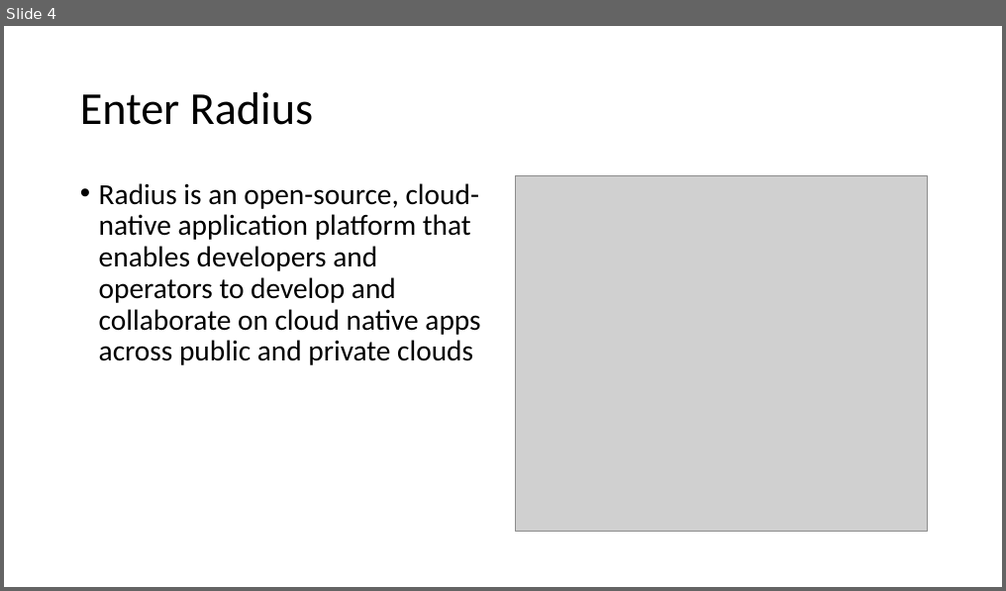
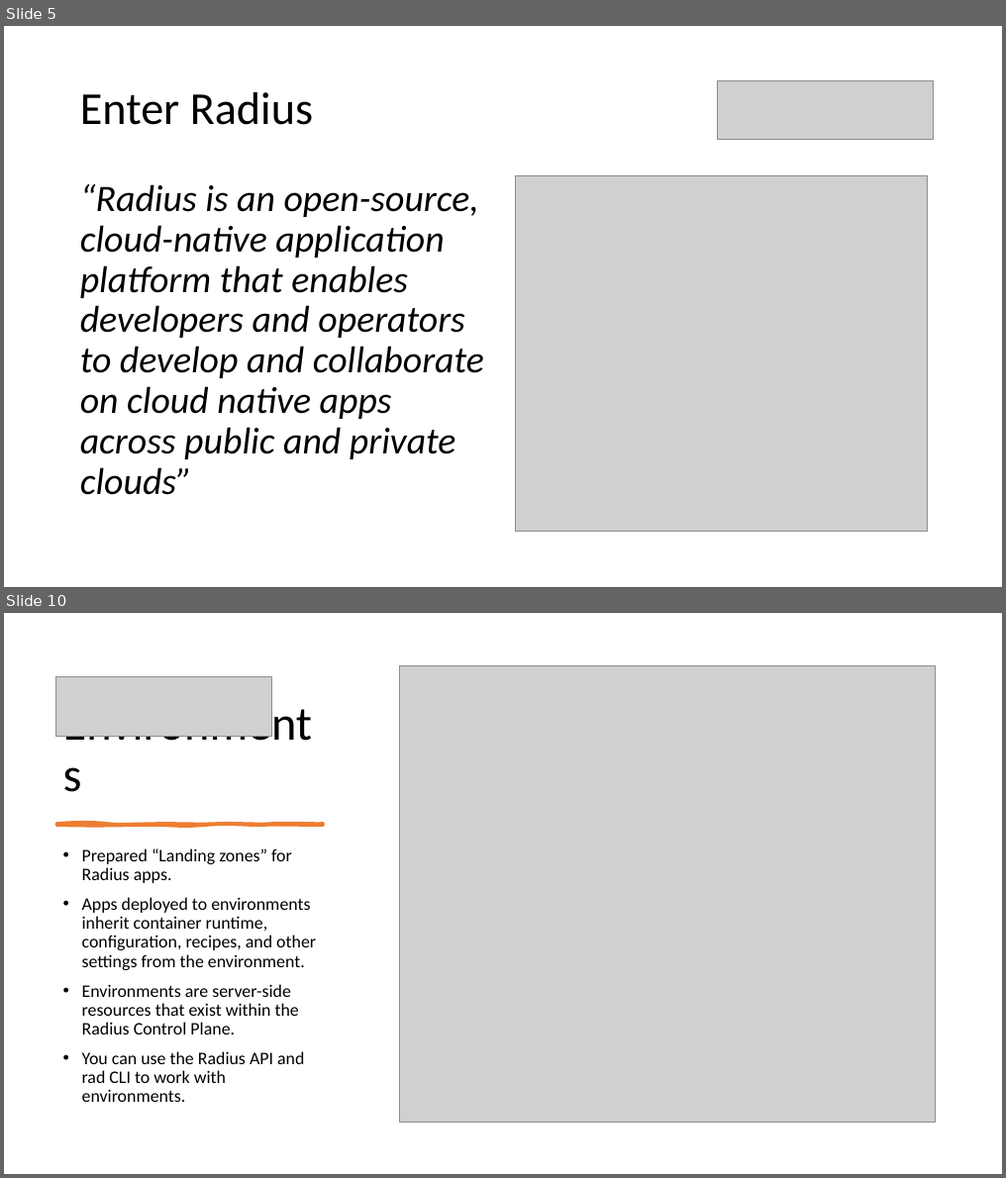
Before and after one commit to willvelida/talks, a slide deck: intro-to-radius/Presentation.pptx. Shown one above the other, each under a label of ours: slide 4 before the commit, slides 5 and 10 after it; the slides between them are not shown. The pictures are 1006x591 and 1006x1178 pixels, drawn with LibreOffice and Linux fonts; fonts in the diff are those of the drawing; grey boxes stand for pictures. Boxes give left, top, right and bottom in pixels: in the first picture for what was removed or moved away, otherwise in the second. Text is boxed around its words. In the diff, an @@ line names an element or a change of style, - is before the commit and + after.

Commit message:
Adding Radius talk

```diff
--- a/intro-to-radius/Presentation.pptx
+++ b/intro-to-radius/Presentation.pptx
@@ slide 10 added at (4, 613, 1002, 1174), background #FFFFFF @@
@@ title added at (55, 665, 337, 806), 46 pt, text #000000 @@
+Environments
@@ picture added at (400, 665, 936, 1122) @@
@@ picture added at (55, 676, 272, 736) @@
@@ freeform shape added at (56, 823, 323, 825), fill #ED7D31, outline #ED7D31 3 pt @@
@@ text added at (82, 849, 316, 1102), 17 pt, text #000000 @@
+• Prepared “Landing zones” for Radius apps.
+• Apps deployed to environments inherit container runtime, configuration, recipes, and other settings from the environment.
+• Environments are server-side resources that exist within the Radius Control Plane.
+• You can use the Radius API and rad CLI to work with environments.
@@ what was slide 4 is now slide 5 @@
@@ slide 5 changed as well @@
@@ picture added at (718, 80, 934, 140) @@
@@ text at (80, 184, 484, 495): text changed; size 28 to 36 pt; italic on @@
-• Radius is an open-source, cloud-native application platform that enables developers and operators to develop and collaborate on cloud native apps across public and private clouds
+“Radius is an open-source, cloud-native application platform that enables developers and operators to develop and collaborate on cloud native apps across public and private clouds”
```
Also in this commit, not shown: 8 other slides changed, 7 other slides added, 1 slide removed, 8 other files.
